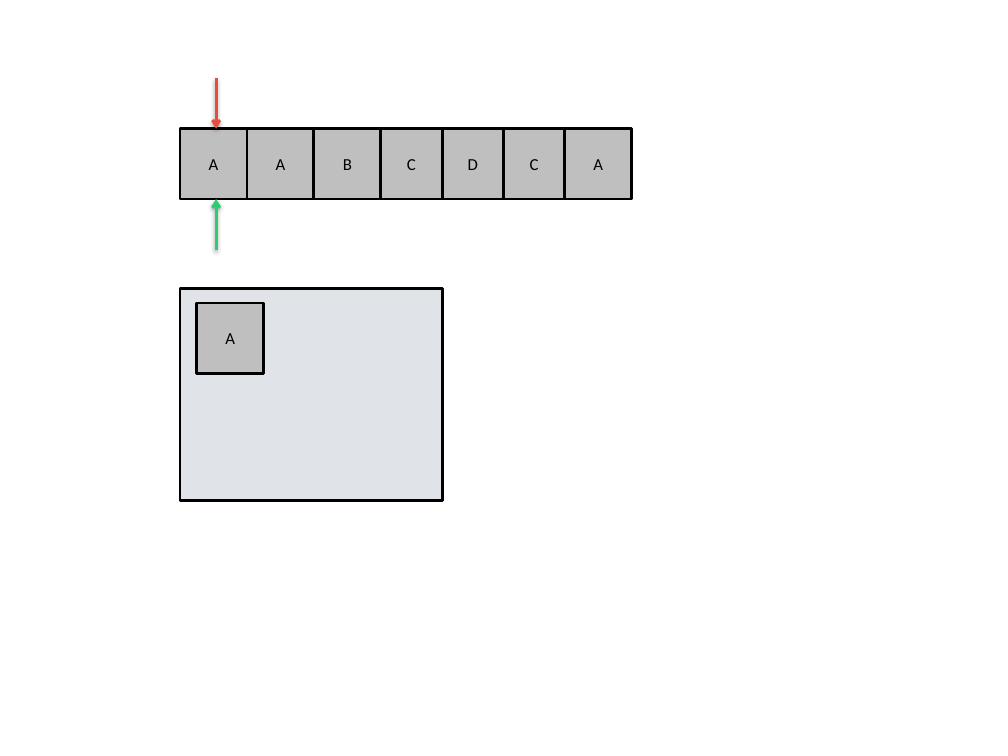
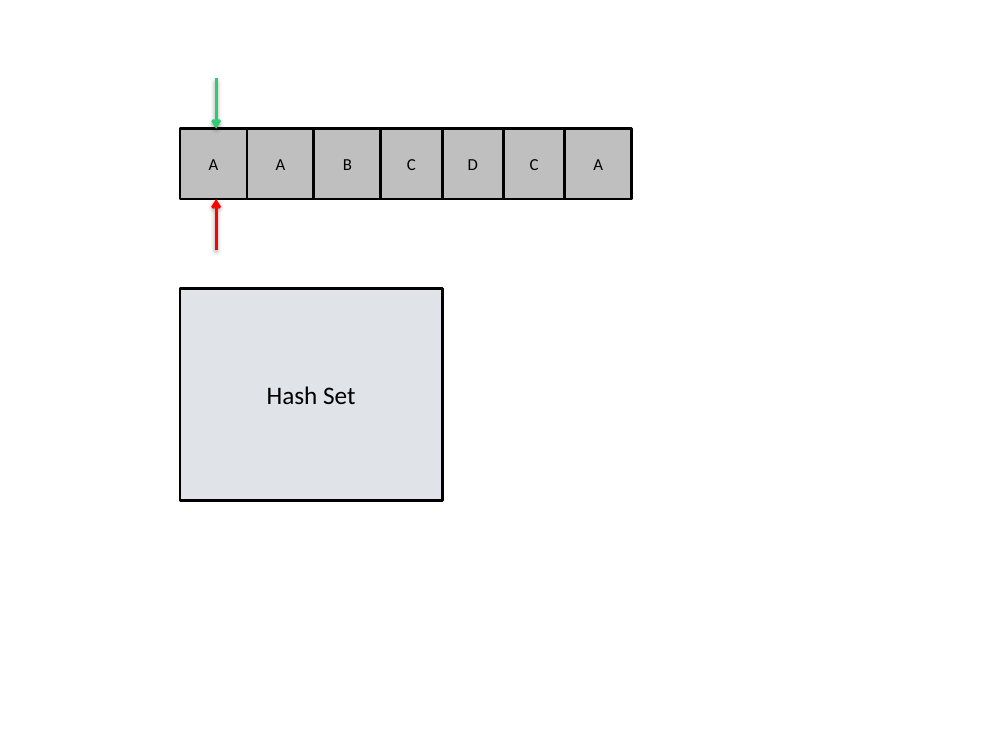
Before and after one commit to jainankit49/HackerGymContent, a slide deck: slide 49 of Images/imgs.pptx. Drawn at 1008x756 pixels with LibreOffice and Linux fonts; fonts in the diff are those of the drawing. Boxes give left, top, right and bottom in pixels: in the first picture for what was removed or moved away, otherwise in the second. Text is boxed around its words. In the diff, an @@ line names an element or a change of style, - is before the commit and + after.

```diff
--- a/Images/imgs.pptx
+++ b/Images/imgs.pptx
@@ arrow (216, 79) - (216, 129): stroke #E74C3C 2 pt to #2ECC71 2 pt @@
@@ arrow (216, 250) - (216, 199): stroke #2ECC71 2 pt to #FF0000 2 pt @@
@@ rectangle removed at [197,303,263,374] @@
-A
@@ text in rectangle at [267,386,355,404]: text added @@
+Hash Set
```
Also in this commit, not shown: 10 other slides changed, 2 slides removed.
